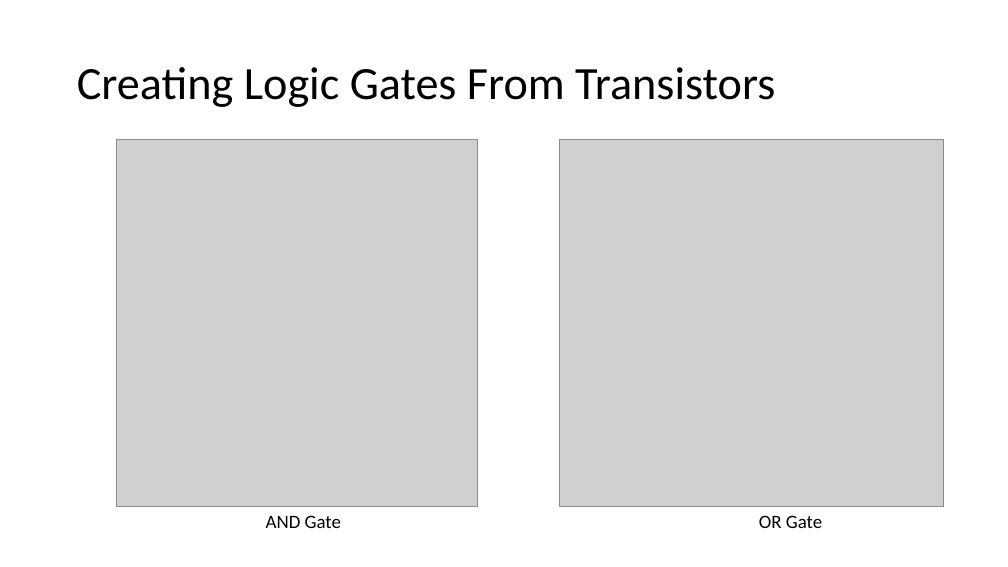
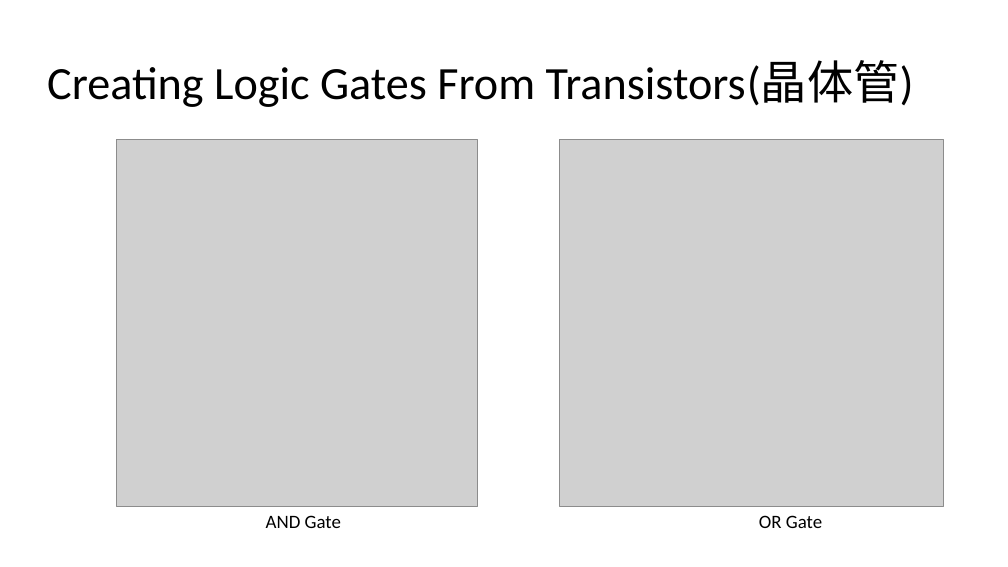
Before and after one commit to vcboy1/Leeds, a slide deck: slide 6 of 26fall/1860/Lecture/Week1.4/Lecture 1.4.1.pptx (slide 7 before the commit). Drawn at 1008x567 pixels with LibreOffice and Linux fonts; fonts in the diff are those of the drawing; grey boxes stand for pictures; background and template pictures are left out. Boxes give left, top, right and bottom in pixels: in the first picture for what was removed or moved away, otherwise in the second. Text is boxed around its words. In the diff, an @@ line names an element or a change of style, - is before the commit and + after.

```diff
--- a/26fall/1860/Lecture/Week1.4/Lecture 1.4.1.pptx
+++ b/26fall/1860/Lecture/Week1.4/Lecture 1.4.1.pptx
@@ title at [47,61,914,107]: text changed @@
-Creating Logic Gates From Transistors
+Creating Logic Gates From Transistors(晶体管)
```
Also in this commit, not shown: 14 other slides changed, 5 slides added, 4 slides removed, 3 other files.
